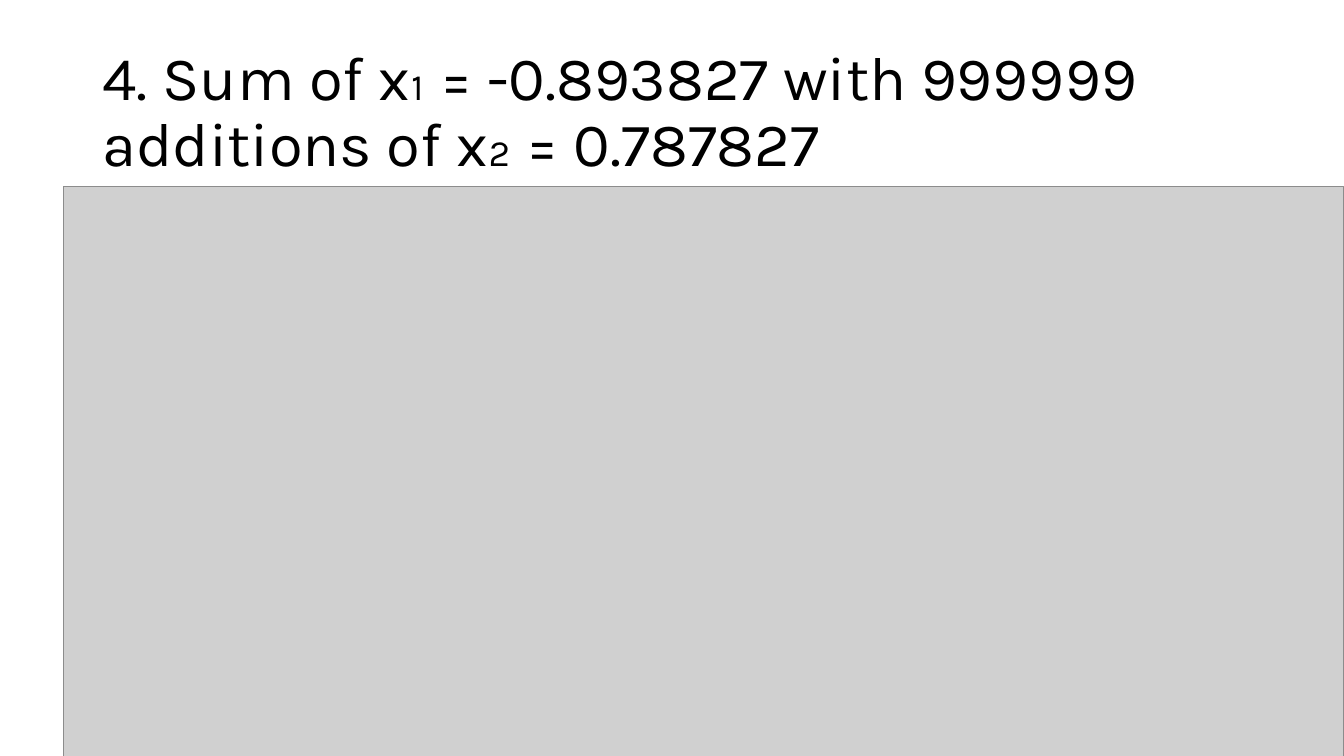
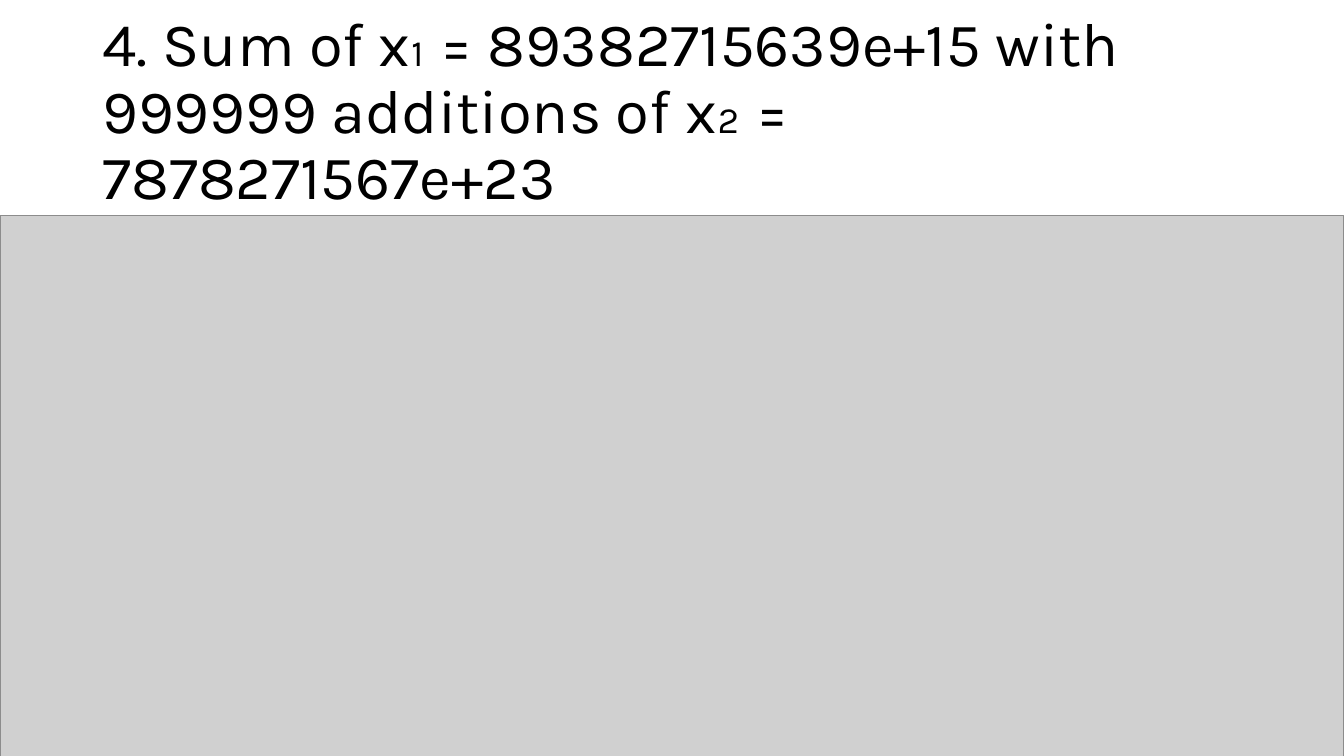
Before and after one commit to yur-spiridonov/NPAt_algorithm, a slide deck: slide 5 of presentation.pptx. Drawn at 1344x756 pixels with LibreOffice and Linux fonts; fonts in the diff are those of the drawing; grey boxes stand for pictures. Boxes give left, top, right and bottom in pixels: in the first picture for what was removed or moved away, otherwise in the second. Text is boxed around its words. In the diff, an @@ line names an element or a change of style, - is before the commit and + after.

```diff
--- a/presentation.pptx
+++ b/presentation.pptx
@@ title at [102,23,1119,200]: text changed @@
-4. Sum of x₁ = -0.893827 with 999999 additions of x₂ = 0.787827
+4. Sum of x₁ = 89382715639e+15 with 999999 additions of x₂ = 7878271567e+23
@@ picture: place and size @@
-picture at [64,187,1344,756]
+picture at [0,216,1344,756]
```
Also in this commit, not shown: 6 other slides changed, 1 slide removed.
